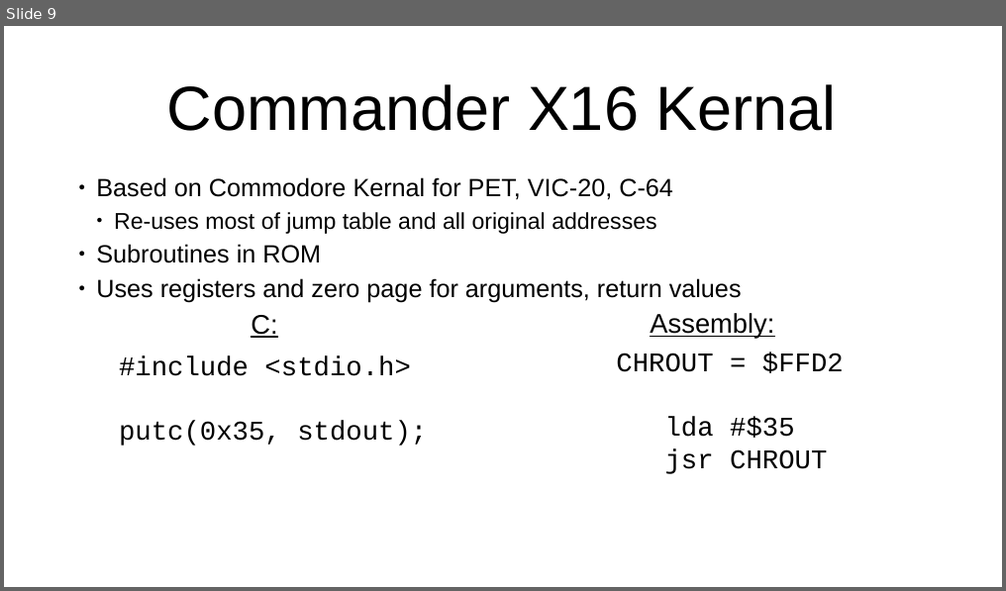
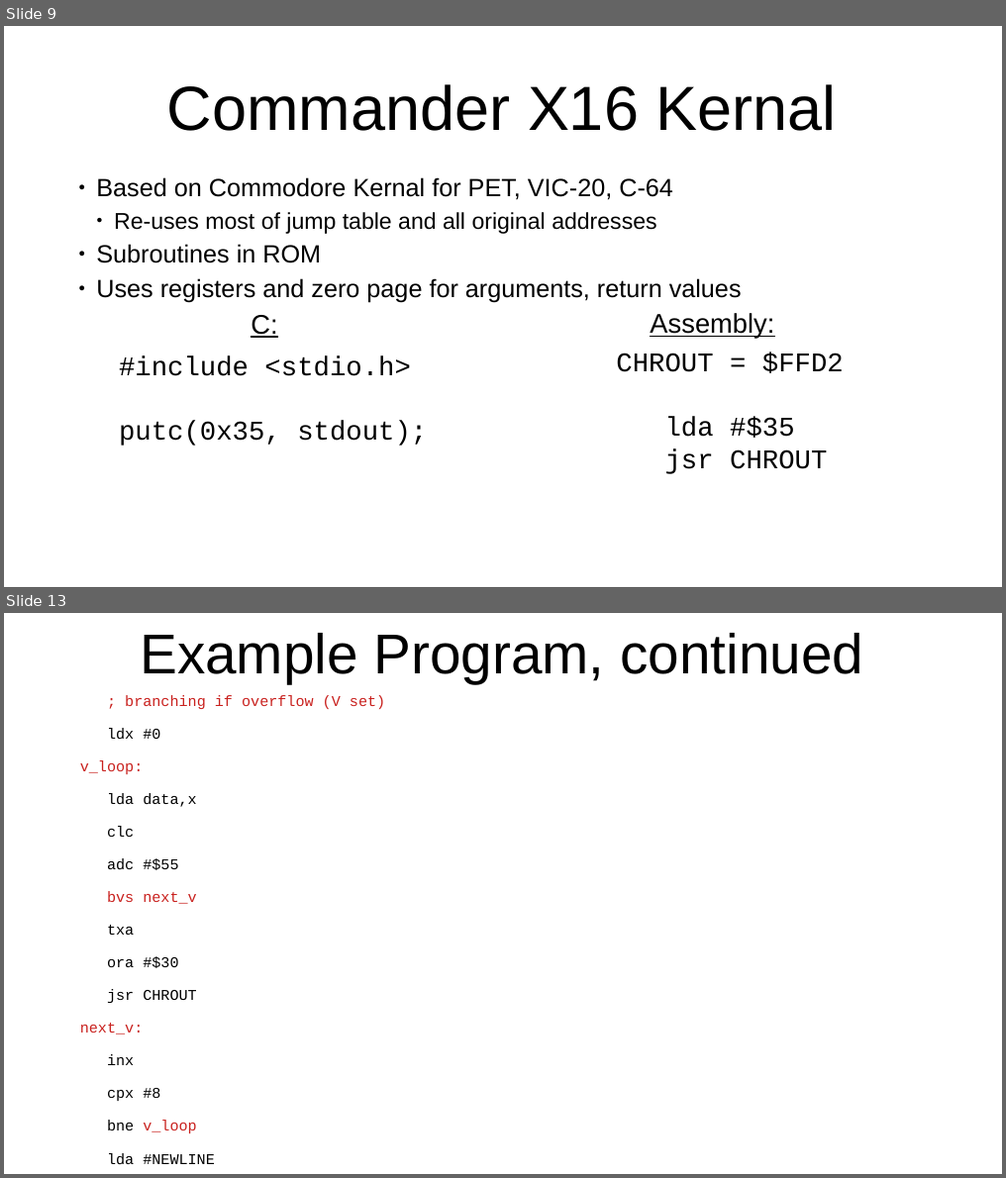
Before and after one commit to SlithyMatt/x16-assembly-tutorial, a slide deck: Lesson3/Lesson3.odp. Shown one above the other, each under a label of ours: slide 9 before the commit, slides 9 and 13 after it; the slides between them are not shown. The pictures are 1006x591 and 1006x1178 pixels, drawn with LibreOffice and Linux fonts; fonts in the diff are those of the drawing. Boxes give left, top, right and bottom in pixels: in the first picture for what was removed or moved away, otherwise in the second. Text is boxed around its words. In the diff, an @@ line names an element or a change of style, - is before the commit and + after.

Commit message:
finished slides, example program, and first part of script

```diff
--- a/Lesson3/Lesson3.odp
+++ b/Lesson3/Lesson3.odp
@@ slide 13 added at box(4, 613, 1002, 1174), background #FFFFFF @@
@@ title added at box(140, 633, 863, 684), 54 pt, text #000000 @@
+Example Program, continued
@@ text added at box(80, 695, 385, 1164), 14.4 pt, text #000000 @@
+; branching if overflow (V set)
+ldx #0
+v_loop:
+lda data,x
+clc
+adc #$55
+bvs next_v
+txa
+ora #$30
+jsr CHROUT
+next_v:
+inx
+cpx #8
+bne v_loop
+lda #NEWLINE
+jsr CHROUT
+rts
```
Also in this commit, not shown: 4 slides changed, 2 other slides added, 2 other files.
